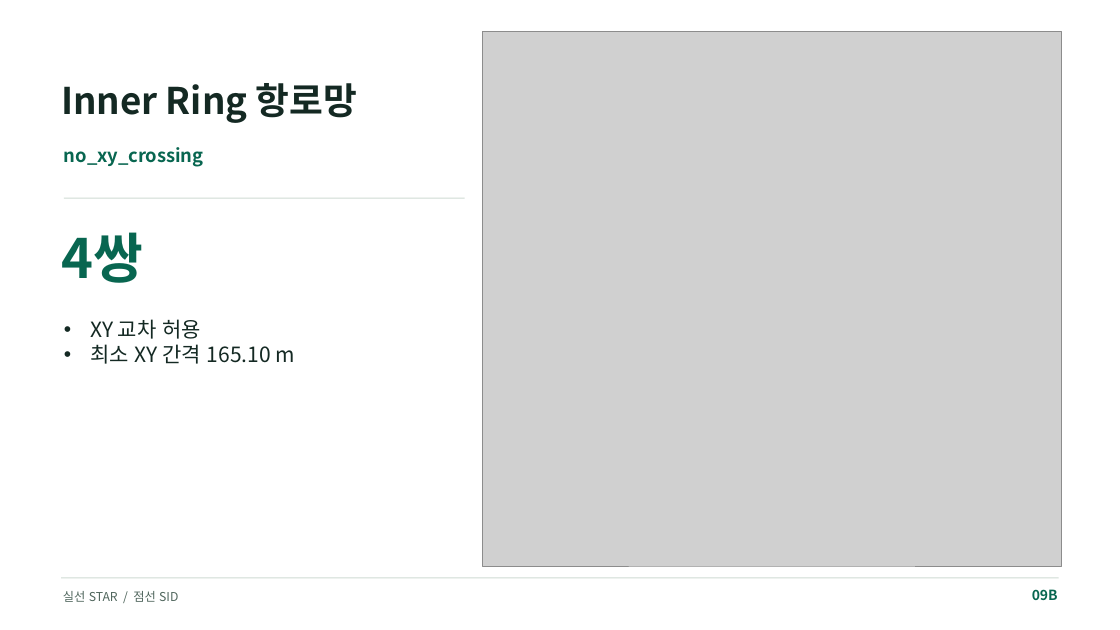
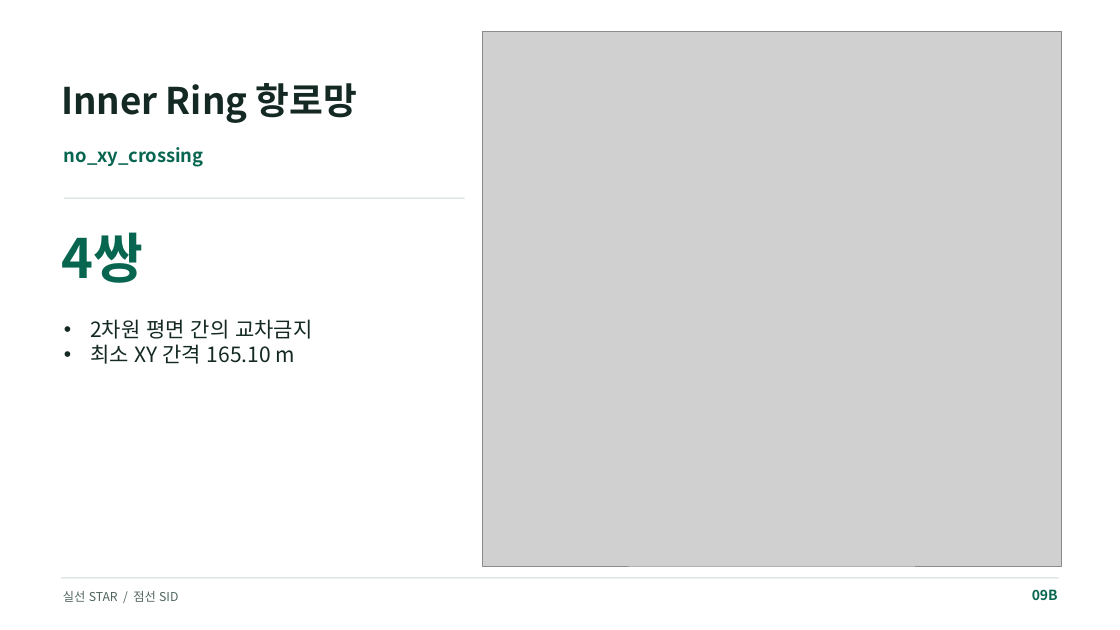
Before and after one commit to shung2001/Landing_Depature_Process, a slide deck: slide 23 of 수정본_20261103/UAM_Ring_Approach_Design.pptx (slide 20 before the commit). Drawn at 1120x630 pixels with LibreOffice and Linux fonts; fonts in the diff are those of the drawing; grey boxes stand for pictures. Boxes give left, top, right and bottom in pixels: in the first picture for what was removed or moved away, otherwise in the second. Text is boxed around its words. In the diff, an @@ line names an element or a change of style, - is before the commit and + after.

```diff
--- a/수정본_20261103/UAM_Ring_Approach_Design.pptx
+++ b/수정본_20261103/UAM_Ring_Approach_Design.pptx
@@ text at <box>90,319,312,339</box>: text changed @@
-• XY 교차 허용
+• 2차원 평면 간의 교차금지
```
Also in this commit, not shown: 1 other slide changed, 3 slides added, 9 other files.
